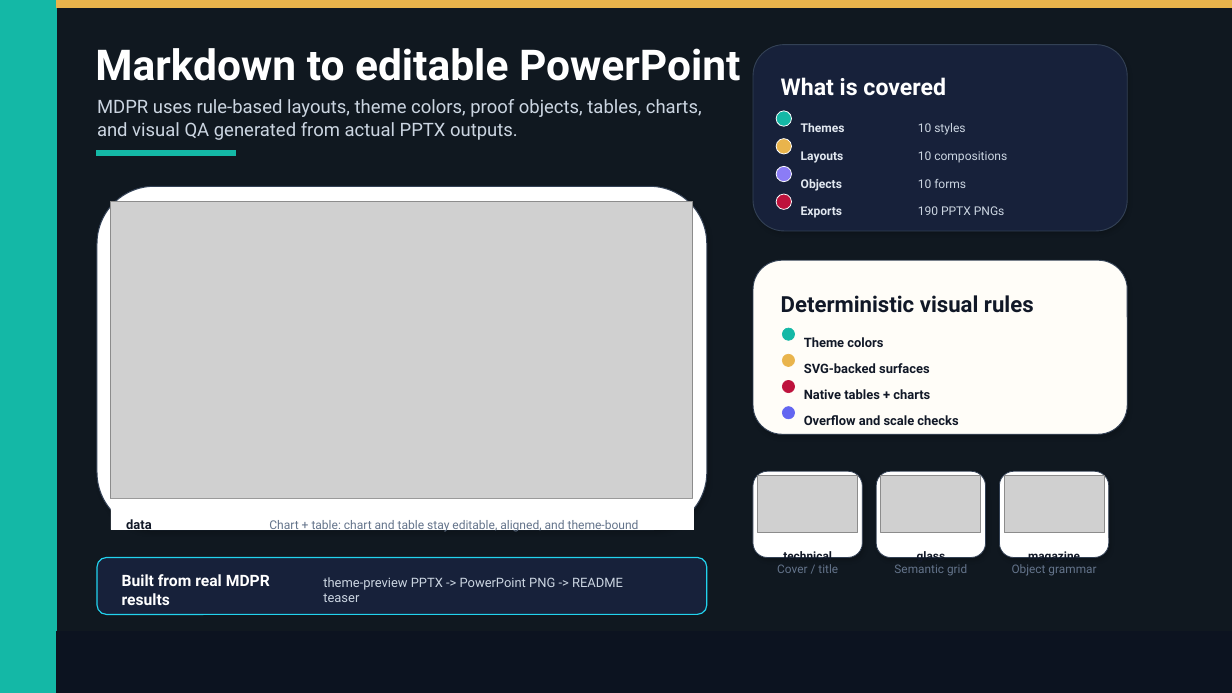
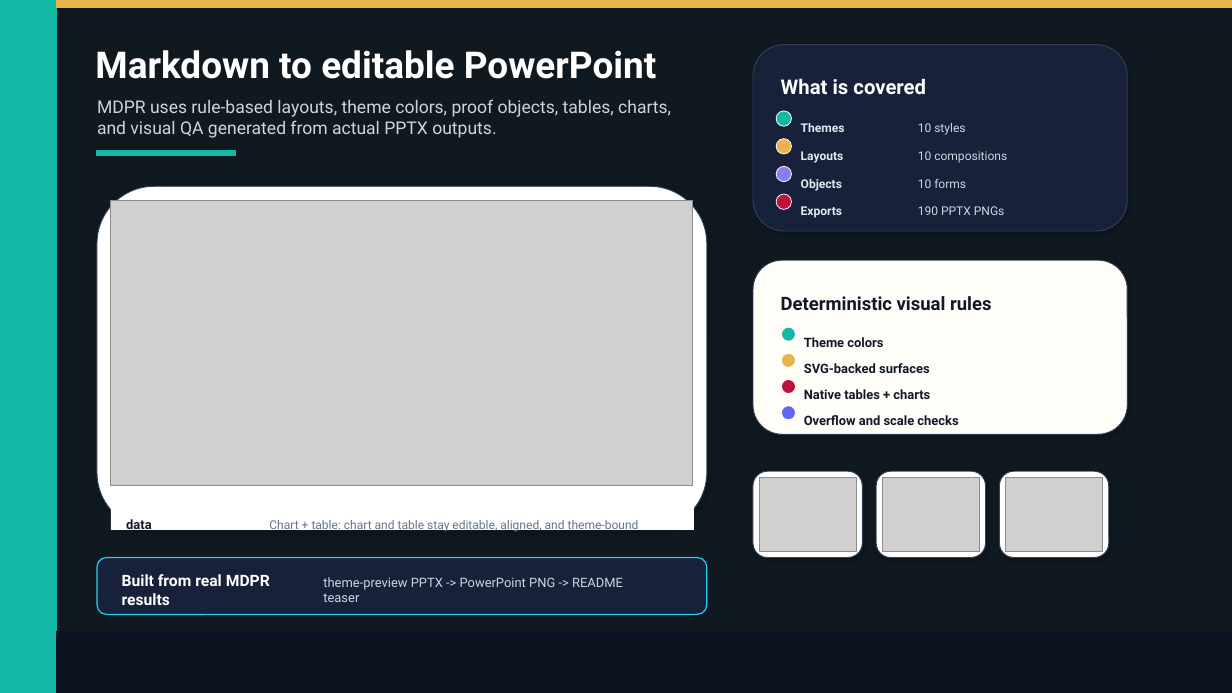
Before and after one commit to ch040602/MdPr, a slide deck: slide 1 of docs/assets/readme-slides/mdpr-showcase-teaser.pptx. Drawn at 1232x693 pixels with LibreOffice and Linux fonts; fonts in the diff are those of the drawing; grey boxes stand for pictures. Boxes give left, top, right and bottom in pixels: in the first picture for what was removed or moved away, otherwise in the second. Text is boxed around its words. In the diff, an @@ line names an element or a change of style, - is before the commit and + after.

Commit message:
Harden README teaser layout validation

```diff
--- a/docs/assets/readme-slides/mdpr-showcase-teaser.pptx
+++ b/docs/assets/readme-slides/mdpr-showcase-teaser.pptx
@@ text "Markdown to editable PowerPoint" at box(95, 50, 657, 79): size 33.1 to 28.8 pt @@
@@ text "What is covered" at box(781, 78, 926, 95): size 18 to 15.8 pt @@
@@ text "MDPR uses rule-based layouts, theme ..." at box(97, 99, 671, 138): size 14.4 to 13.7 pt @@
@@ rounded rectangle at box(97, 187, 707, 531): outline #334155 0.78 pt to #334155 0.72 pt @@
@@ picture: place and size @@
-picture at box(111, 201, 693, 499)
+picture at box(111, 201, 693, 485)
@@ text "Deterministic visual rules" at box(781, 296, 991, 310): size 17.3 to 14.4 pt @@
@@ picture: place and size @@
-picture at box(758, 476, 858, 533)
+picture at box(760, 478, 857, 552)
@@ picture: place and size @@
-picture at box(881, 476, 981, 533)
+picture at box(883, 478, 980, 552)
@@ outline #334155 0.6 pt to #334155 0.72 pt in 3 elements at box(753, 471, 862, 557), box(876, 471, 985, 557), box(1000, 471, 1109, 557) @@
@@ picture: place and size @@
-picture at box(1005, 476, 1104, 533)
+picture at box(1006, 478, 1103, 552)
@@ text removed at box(777, 564, 838, 573) @@
-Cover / title
@@ text removed at box(783, 549, 832, 557) @@
-technical
@@ text removed at box(894, 564, 967, 576) @@
-Semantic grid
@@ text removed at box(917, 549, 945, 557) @@
-glass
@@ text removed at box(1012, 564, 1096, 576) @@
-Object grammar
@@ text removed at box(1028, 549, 1080, 557) @@
-magazine
```
Also in this commit, not shown: 10 other files.
